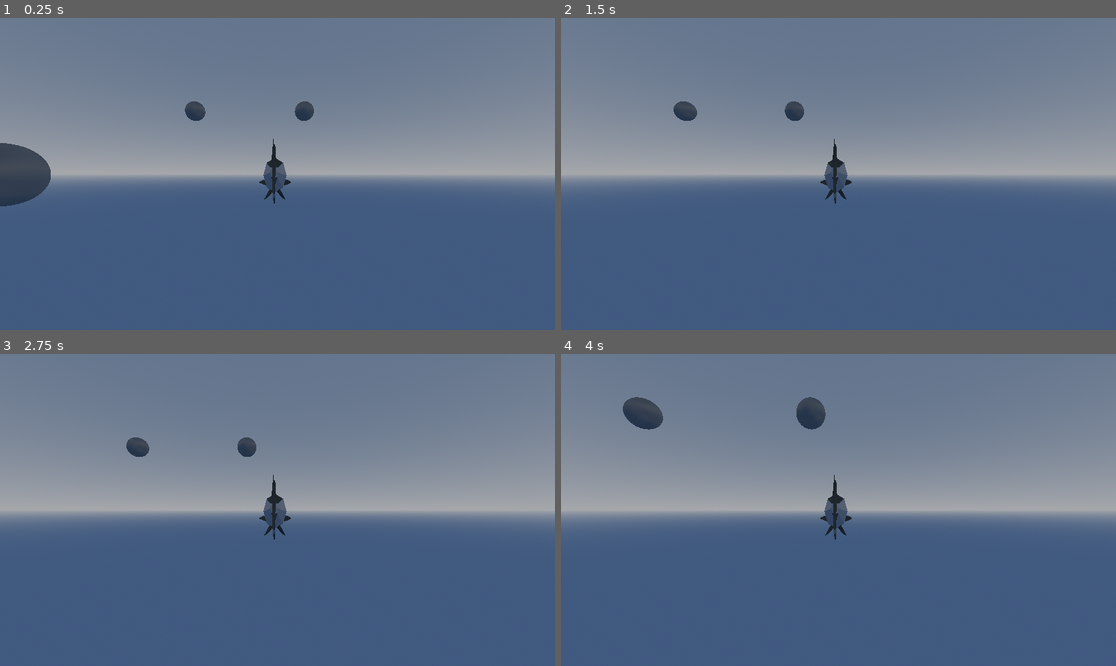
Above: before the commit, frames 1-4 (two rows, left to right).
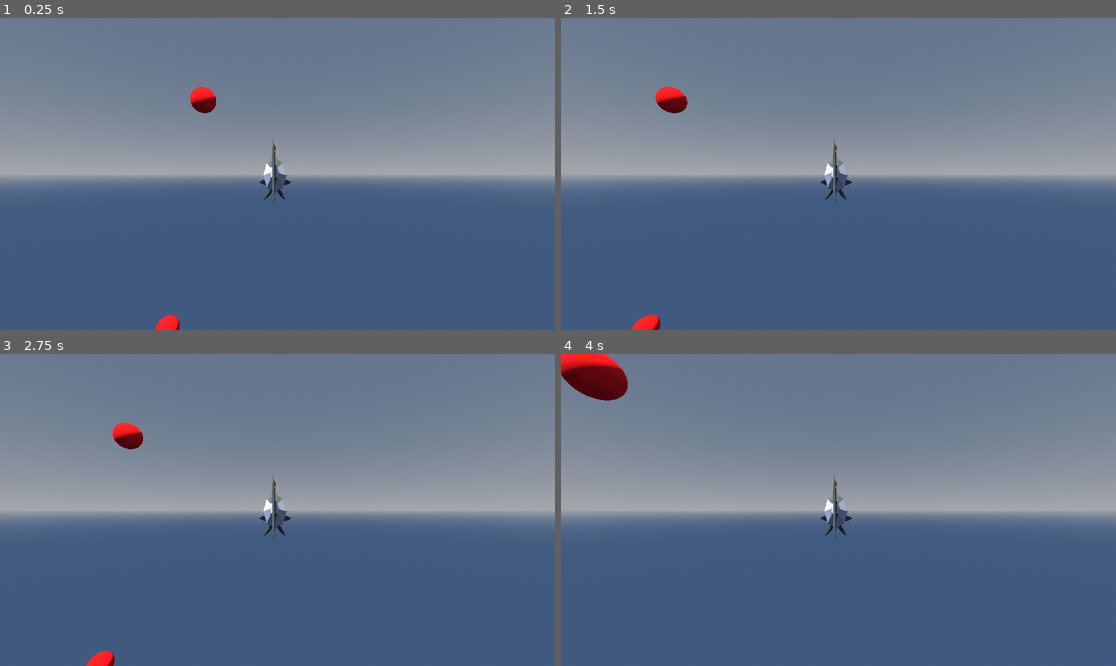
Above: after the commit, the same moments.

Repository: rbocsanu/comp359-assignment3
Game: Godot game, scene res://main.tscn
The game is run twice, just before and just after one commit, with the same random seed, the same clock (stepped at 60 frames per second) and the same inputs. Before the commit the project has no main scene; this scene is started directly in both runs.
Inputs (mouse positions are in pixels of both pictures, inside the frame that each line leads up to):
- Up to frame 1 (0.25 s): no input
- Up to frame 2 (1.5 s): tap Enter at 0.5 s; move the mouse to (960, 158) at 0.52 s; hold D (move_right) 0.53-1.28 s; click (960, 158) at 0.67 s; move the mouse to (727, 189) at 1.27 s; hold A (move_left) from 1.28 s (still down)
- Up to frame 3 (2.75 s): move the mouse to (333, 441) at 2.02 s; release A (move_left) at 2.03 s; hold D (move_right) from 2.03 s (still down)
- Up to frame 4 (4 s): move the mouse to (810, 572) at 2.77 s; release D (move_right) at 2.78 s; hold W (move_forward) 2.78-3.53 s; click (810, 572) at 2.92 s; move the mouse to (1005, 556) at 3.52 s; hold A (move_left) from 3.53 s (still down)

The runs differ from the first frame. In frame 1, 2.5% of the frame differs, in the area x 0-57%, y 22-100%; in frame 2, 1.1%; in frame 3, 1.1%; in frame 4, 2.6%, in the area x 0-53%, y 0-60%.

Commit message:
Added SpatialHashing

Diff:
--- /dev/null
+++ b/SpatialHash.gd
@@ -0,0 +1,68 @@
+extends Node3D
+class_name SpatialHash
+
+var size: float
+var cells := {}
+
+# Can create instances with different sizes
+func _init(_size: float = 5.0) -> void:
+	size = _size
+
+# Associates a position with a key
+# Converts x,y,z coords to its associated cell
+func getKey(pos: Vector3) -> Vector3i:
+	return Vector3i(
+		floor(pos.x / size),
+		floor(pos.y / size),
+		floor(pos.z / size)
+	)
+
+# Adds an object to the SpatialTable
+func add(obj: Node3D) -> void:
+	var key = getKey(obj.global_position)
+	if not cells.has(key):
+		cells[key] = []
+	cells[key].append(obj)
+
+# Removes an object from a SpatialTable
+func remove(obj: Node3D) -> void:
+	var key = getKey(obj.global_position)
+	if cells.has(key):
+		cells[key].erase(obj)
+	# If that was the last object in the cell
+	# Erase the key
+	if cells[key].is_empty():
+		cells.erase(key)
+
+# Updates an object in the SpatialTable
+func update(obj: Node3D, old_pos: Vector3) -> void:
+	var old_key = getKey(old_pos)
+	var new_key = getKey(obj.global_position)
+
+	# If its in the same cell, return
+	if old_key == new_key:
+		return
+	# Object has moved cell
+	# Remove object from old key
+	if cells.has(old_key):
+		cells[old_key].erase(obj)
+		if cells[old_key].is_empty():
+			cells.erase(old_key)
+	# Add object to new key
+	if not cells.has(new_key):
+		cells[new_key] = []
+	cells[new_key].append(obj)
+
+# Returns an array
+# of all of the objects
+# in the 3x3x3 grid of pos
+func query(pos: Vector3) -> Array:
+	var key = getKey(pos)
+	var result: Array = []
+	for x in range(-1,2):
+		for y in range(-1,2):
+			for z in range(-1,2):
+				var neighbor = key + Vector3i(x,y,z)
+				if cells.has(neighbor):
+					result.append_array(cells[neighbor])
+	return result
--- /dev/null
+++ b/SpatialHash.tscn
@@ -0,0 +1,6 @@
+[gd_scene load_steps=2 format=3 uid="uid://cdj56ikqek2al"]
+
+[ext_resource type="Script" uid="uid://6qxpuw5jde1l" path="res://SpatialHash.gd" id="1_njlsm"]
+
+[node name="SpatialHash" type="Node3D"]
+script = ExtResource("1_njlsm")
--- /dev/null
+++ b/ball.gd
@@ -0,0 +1,48 @@
+extends Node3D
+
+# Colors for close or far
+@export var close_color: Color = Color.GREEN
+@export var far_color: Color = Color.RED
+
+# Declare some variables
+var sphere = MeshInstance3D.new()
+var spatial_hash = SpatialHash
+var last_pos: Vector3
+
+func set_hash(_spatial_hash: SpatialHash) -> void:
+	spatial_hash = _spatial_hash
+
+func _ready():
+	# Creates visual for ball
+	sphere.mesh = SphereMesh.new()
+	var mat = StandardMaterial3D.new()
+	sphere.material_override = mat
+	add_child(sphere)
+	set_color(far_color)
+
+	last_pos = global_position
+
+	# Add ball to the SpatialHash table
+	spatial_hash.add(self)
+
+
+func _process(_delta):
+	# If position changes
+	# update it with table
+	if global_position != last_pos:
+		spatial_hash.update(self, last_pos)
+		last_pos = global_position
+
+# Function for setting color
+func set_color(color: Color):
+	var material = sphere.get_active_material(0)
+	if material:
+		material.albedo_color = color
+
+# Function for setting a ball to 'close'
+func set_close(active: bool):
+	set_color(close_color if active else far_color)
+
+# A function for removing a ball
+func remove():
+	spatial_hash.remove(self)
--- /dev/null
+++ b/ball.tscn
@@ -0,0 +1,6 @@
+[gd_scene load_steps=2 format=3 uid="uid://dli65bx4xcinw"]
+
+[ext_resource type="Script" uid="uid://u7s8lf5gvui" path="res://ball.gd" id="1_x8fbi"]
+
+[node name="Ball" type="Node3D"]
+script = ExtResource("1_x8fbi")
--- /dev/null
+++ b/main.gd
@@ -0,0 +1,31 @@
+extends Node3D
+
+# Setup 'player' and 'ball' scene
+var player_scene = preload("res://player_fish.tscn")
+var ball_scene = preload("res://ball.tscn")
+
+# Called when the node enters the scene tree for the first time.
+func _ready() -> void:
+	# Create instance of a SpatialHash table
+	var spatial_hash = SpatialHash.new()
+	add_child(spatial_hash)
+
+	# Create instance of player
+	var player = player_scene.instantiate()
+	add_child(player)
+	player.spatial_hash = spatial_hash
+
+	# Creates 10 balls
+	for i in range(10):
+		spawn_ball(Vector3(
+		randi_range(-10,10),
+		randi_range(-10,10),
+		randi_range(-10,10)),
+		spatial_hash)
+
+# Function for creating an instance of ball
+func spawn_ball(pos: Vector3, spatial_hash: SpatialHash) -> void:
+	var ball = ball_scene.instantiate()
+	ball.spatial_hash = spatial_hash
+	ball.position = pos
+	add_child(ball)
--- a/main.tscn
+++ b/main.tscn
@@ -1,8 +1,6 @@
-[gd_scene load_steps=6 format=3 uid="uid://ckwuk8nnieq3m"]
+[gd_scene load_steps=5 format=3 uid="uid://ckwuk8nnieq3m"]
 
-[ext_resource type="PackedScene" uid="uid://b3afimitlwk51" path="res://player_fish.tscn" id="1_ig7tw"]
-
-[sub_resource type="SphereMesh" id="SphereMesh_0xm2m"]
+[ext_resource type="Script" uid="uid://cr6v38cx37swp" path="res://main.gd" id="1_0xm2m"]
 
 [sub_resource type="ProceduralSkyMaterial" id="ProceduralSkyMaterial_ig7tw"]
 ground_bottom_color = Color(0.25337827, 0.35154185, 0.4985448, 1)
@@ -15,24 +13,11 @@
 sky = SubResource("Sky_0xm2m")
 
 [node name="Main" type="Node3D"]
+script = ExtResource("1_0xm2m")
 
-[node name="MeshInstance3D" type="MeshInstance3D" parent="."]
-transform = Transform3D(1, 0, 0, 0, 1, 0, 0, 0, 1, 4.3562574, 0, 0)
-mesh = SubResource("SphereMesh_0xm2m")
-
-[node name="MeshInstance3D2" type="MeshInstance3D" parent="."]
-transform = Transform3D(1, 0, 0, 0, 1, 0, 0, 0, 1, 4.3562574, 3.334845, 7.5393314)
-mesh = SubResource("SphereMesh_0xm2m")
-
-[node name="MeshInstance3D3" type="MeshInstance3D" parent="."]
-transform = Transform3D(1, 0, 0, 0, 1, 0, 0, 0, 1, -1.4206276, 3.334845, 7.5393314)
-mesh = SubResource("SphereMesh_0xm2m")
-
-[node name="MeshInstance3D4" type="MeshInstance3D" parent="."]
-transform = Transform3D(1, 0, 0, 0, 1, 0, 0, 0, 1, -1.4206276, 1.0641346, -4.105093)
-mesh = SubResource("SphereMesh_0xm2m")
-
-[node name="PlayerFish" parent="." instance=ExtResource("1_ig7tw")]
+[node name="DirectionalLight3D" type="DirectionalLight3D" parent="."]
+transform = Transform3D(-0.8660254, -0.43301278, 0.25, 0, 0.49999997, 0.86602545, -0.50000006, 0.75, -0.43301266, 0, 0, 0)
+shadow_enabled = true
 
 [node name="WorldEnvironment" type="WorldEnvironment" parent="."]
 environment = SubResource("Environment_h2yge")
--- a/player_fish.gd
+++ b/player_fish.gd
@@ -7,6 +7,9 @@
 
 var mouse_pressed = false
 var camera_direction = Vector3.ZERO
+var spatial_hash: SpatialHash
+var near_balls: Array = []
+var distance = 3.0
 
 func _unhandled_input(event: InputEvent) -> void:
 
@@ -26,6 +29,15 @@
 
 
 func _physics_process(delta: float) -> void:
+	# Checks neighboring cells for balls in radius
+	var balls = spatial_hash.query(global_position)
+	for ball in near_balls:
+		ball.set_close(false)
+	for ball in balls:
+		if ball.global_position.distance_to(global_position) < distance:
+			ball.set_close(true)
+		near_balls = balls
+
 	camera_pivot.rotation.x += (camera_direction.y * delta)
 	camera_pivot.rotation.x = clamp(camera_pivot.rotation.x, -PI / 2, PI / 2)
 
--- a/project.godot
+++ b/project.godot
@@ -11,6 +11,7 @@
 [application]
 
 config/name="Comp359Assignment3"
+run/main_scene="uid://ckwuk8nnieq3m"
 config/features=PackedStringArray("4.5", "Forward Plus")
 config/icon="res://icon.svg"
 
Not shown, added: SpatialHash.gd.uid
Not shown, added: ball.gd.uid
Not shown, added: main.gd.uid
